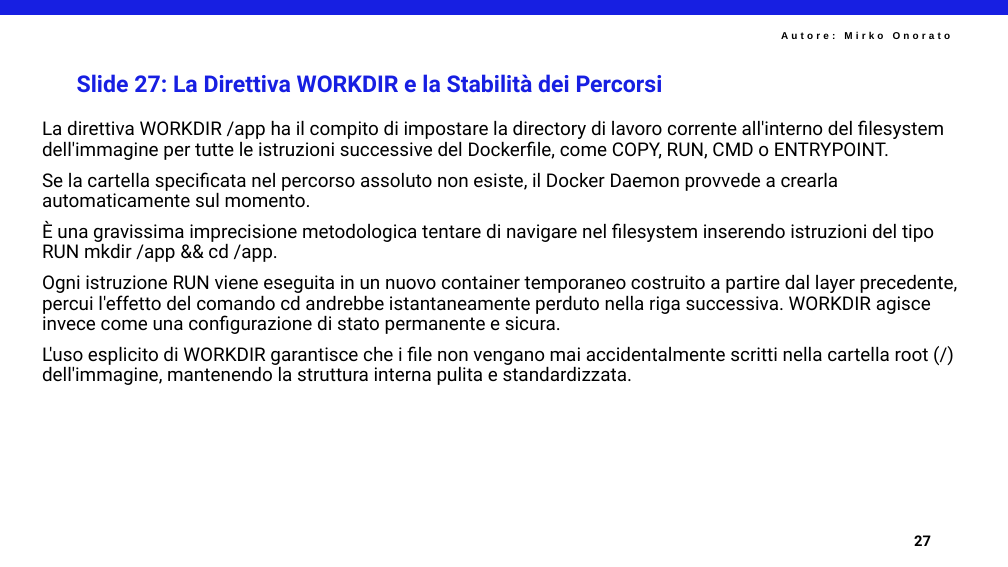
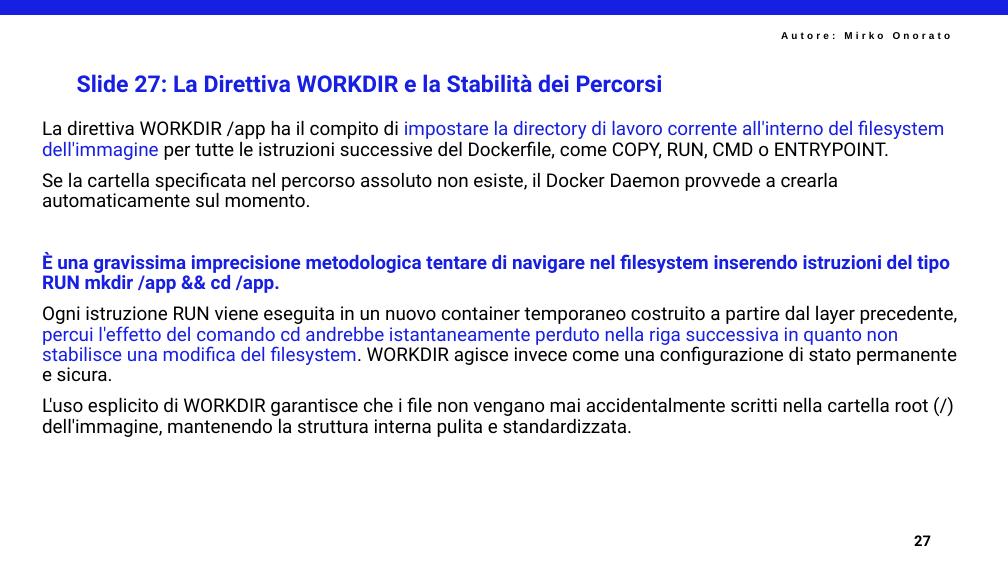
Before and after one commit to mirkoSkF/Docker-Slides, a slide deck: slide 29 of 1 - Introduzione a Docker.pptx. Drawn at 1008x567 pixels with LibreOffice and Linux fonts; fonts in the diff are those of the drawing; background and template pictures are left out. Boxes give left, top, right and bottom in pixels: in the first picture for what was removed or moved away, otherwise in the second. Text is boxed around its words. In the diff, an @@ line names an element or a change of style, - is before the commit and + after.

```diff
--- a/1 - Introduzione a Docker.pptx
+++ b/1 - Introduzione a Docker.pptx
@@ text at (42,120,950,293): text colour #000000 to #171FE2 in "impostare la directory di lavoro corrente all'interno ...", "È una gravissima imprecisione metodologica tentare di ..."; bold on in "È una gravissima imprecisione metodologica tentare di ..." @@
@@ text at (42,305,958,382): text changed @@
-Ogni istruzione RUN viene eseguita in un nuovo container temporaneo costruito a partire dal layer precedente, percui l'effetto del comando cd andrebbe istantaneamente perduto nella riga successiva. WORKDIR agisce invece come una configurazione di stato permanente e sicura.
+Ogni istruzione RUN viene eseguita in un nuovo container temporaneo costruito a partire dal layer precedente, percui l'effetto del comando cd andrebbe istantaneamente perduto nella riga successiva in quanto non stabilisce una modifica del filesystem. WORKDIR agisce invece come una configurazione di stato permanente e sicura.
```
Also in this commit, not shown: 27 other slides changed.
